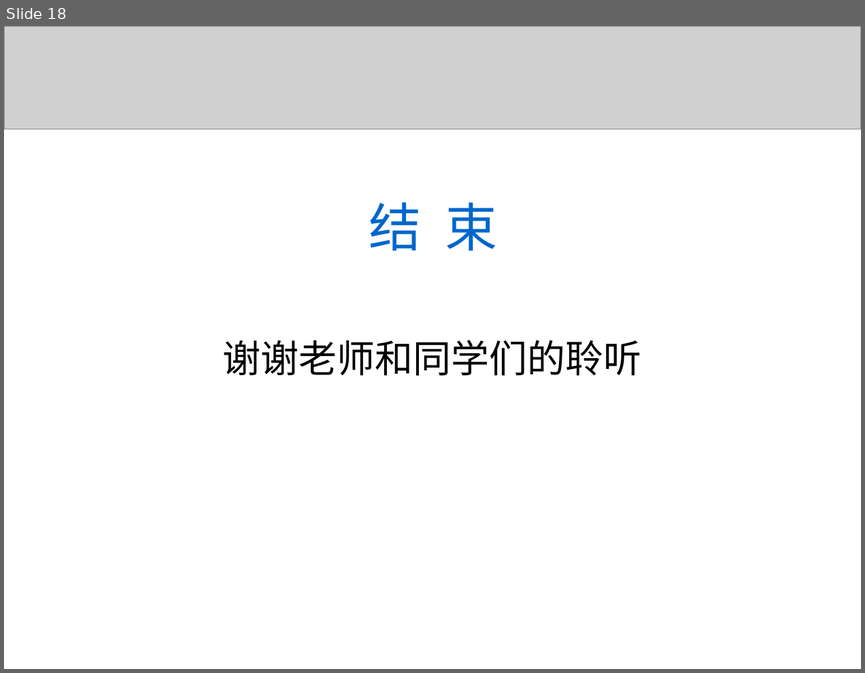
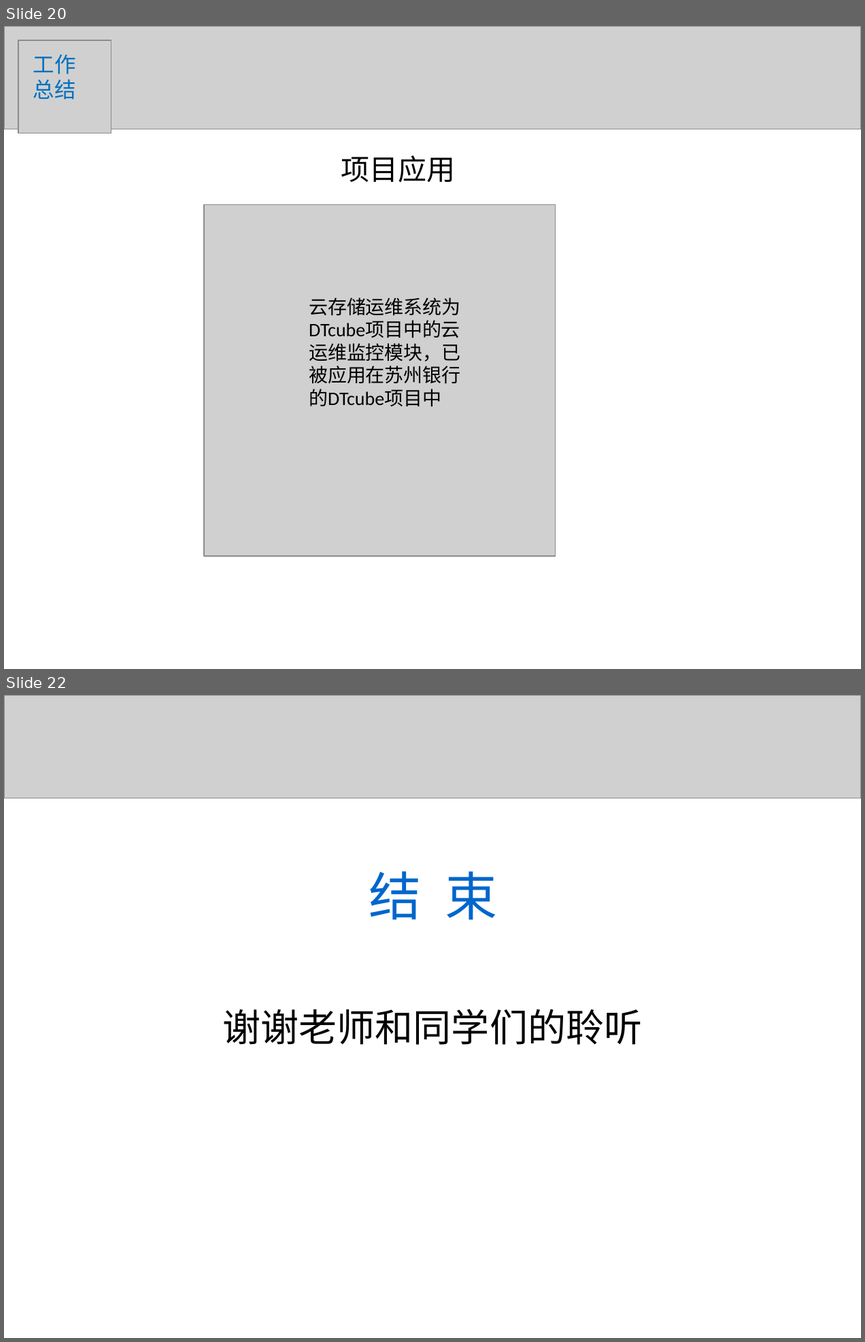
Before and after one commit to liaoliaoanxiao/mediumRepy, a slide deck: 论文/SA14226355孙君伟答辩.ppt. Shown one above the other, each under a label of ours: slide 18 before the commit, slides 20 and 22 after it; the slides between them are not shown. The pictures are 865x673 and 865x1342 pixels, drawn with LibreOffice and Linux fonts; fonts in the diff are those of the drawing; grey boxes stand for pictures. Boxes give left, top, right and bottom in pixels: in the first picture for what was removed or moved away, otherwise in the second. Text is boxed around its words. In the diff, an @@ line names an element or a change of style, - is before the commit and + after.

```diff
--- a/论文/SA14226355孙君伟答辩.ppt
+++ b/论文/SA14226355孙君伟答辩.ppt
@@ slide 20 added at (4,26,861,669), background #FFFFFF @@
@@ picture added at (4,26,861,129) @@
@@ picture added at (18,40,111,133) @@
@@ text added at (33,55,76,99), 18 pt, text #0070C0 @@
+工作
+总结
@@ text added at (341,155,456,182), 24 pt, text #000000 @@
+项目应用
@@ picture added at (204,204,555,556) @@
@@ text added at (309,297,460,407), 16 pt, text #000000 @@
+云存储运维系统为DTcube项目中的云运维监控模块，已被应用在苏州银行的DTcube项目中
@@ what was slide 18 is now slide 22 @@
```
Also in this commit, not shown: 3 slides changed, 3 other slides added, 2 other files.
